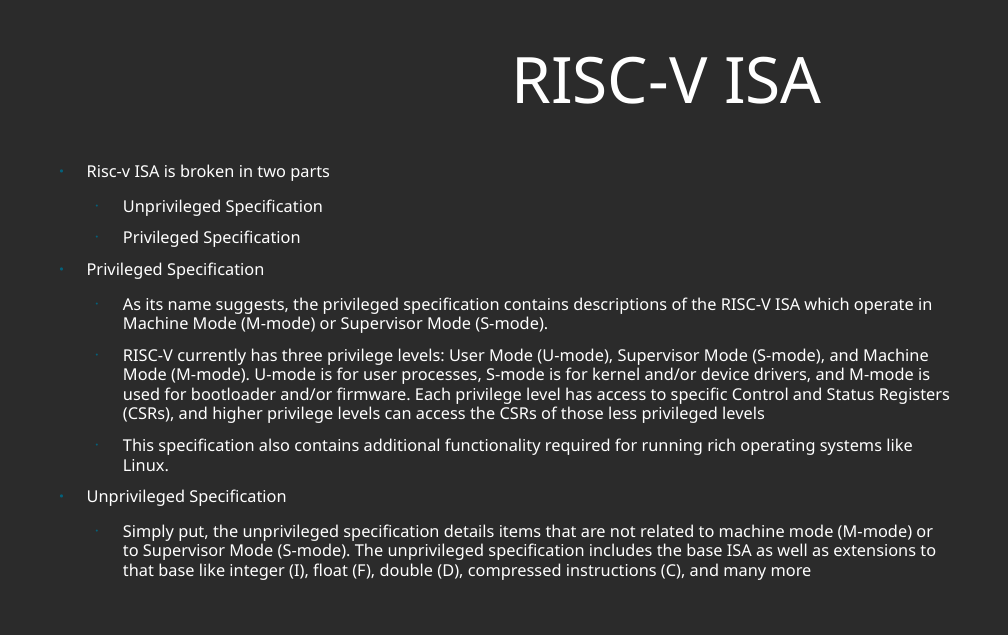
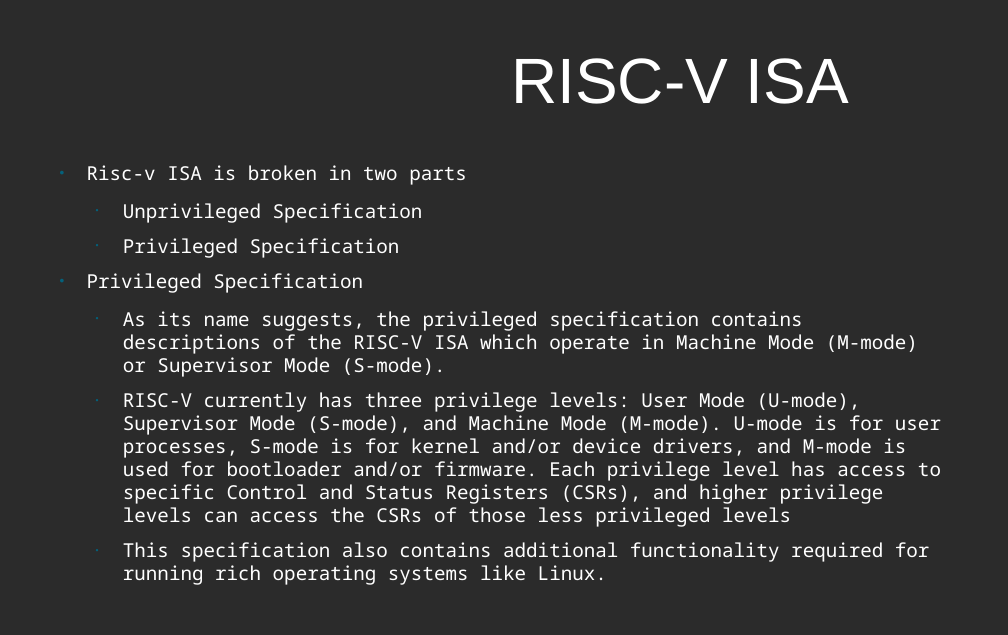
Before and after one commit to murthuja1708/desd_class, a slide deck: slide 5 of RISCV.odp. Drawn at 1008x635 pixels with LibreOffice and Linux fonts; fonts in the diff are those of the drawing; background and template pictures are left out; a plain dark background stands for a picture behind light text. Boxes give left, top, right and bottom in pixels: in the first picture for what was removed or moved away, otherwise in the second. Text is boxed around its words. In the diff, an @@ line names an element or a change of style, - is before the commit and + after.

Commit message:
added interrupt slides and also created separate slides for sifive interrupts and interrupts from risc-v specification

```diff
--- a/RISCV.odp
+++ b/RISCV.odp
@@ title "RISC-V ISA" at [511, 58, 849, 104]: font Noto Sans to Arial @@
@@ text "Risc-v ISA is broken in ..." at [87, 165, 941, 562]: size 15.3 to 18 pt, font Noto Sans to Noto Sans Mono @@
@@ text at [87, 489, 936, 560]: paragraphs removed @@
-● Unprivileged Specification
-  • Simply put, the unprivileged specification details items that are not related to machine mode (M-mode) or to Supervisor Mode (S-mode). The unprivileged specification includes the base ISA as well as extensions to that base like integer (I), float (F), double (D), compressed instructions (C), and many more
```
Also in this commit, not shown: 15 other slides changed, 8 slides added, 5 slides removed.
